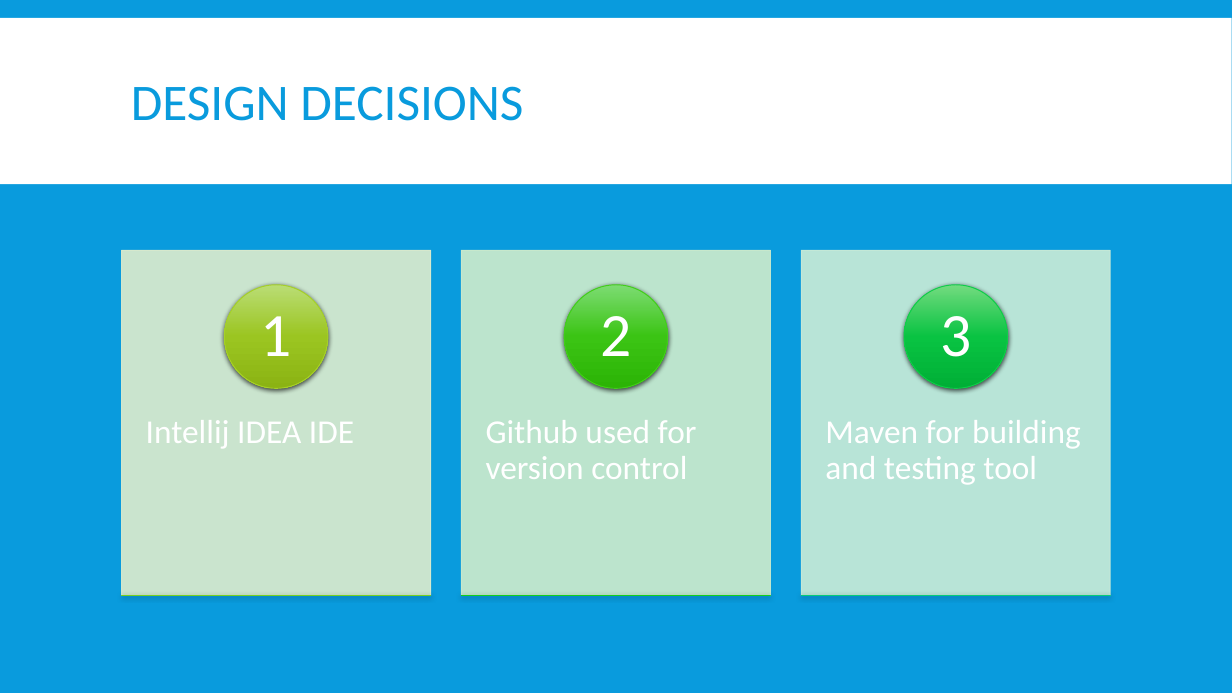
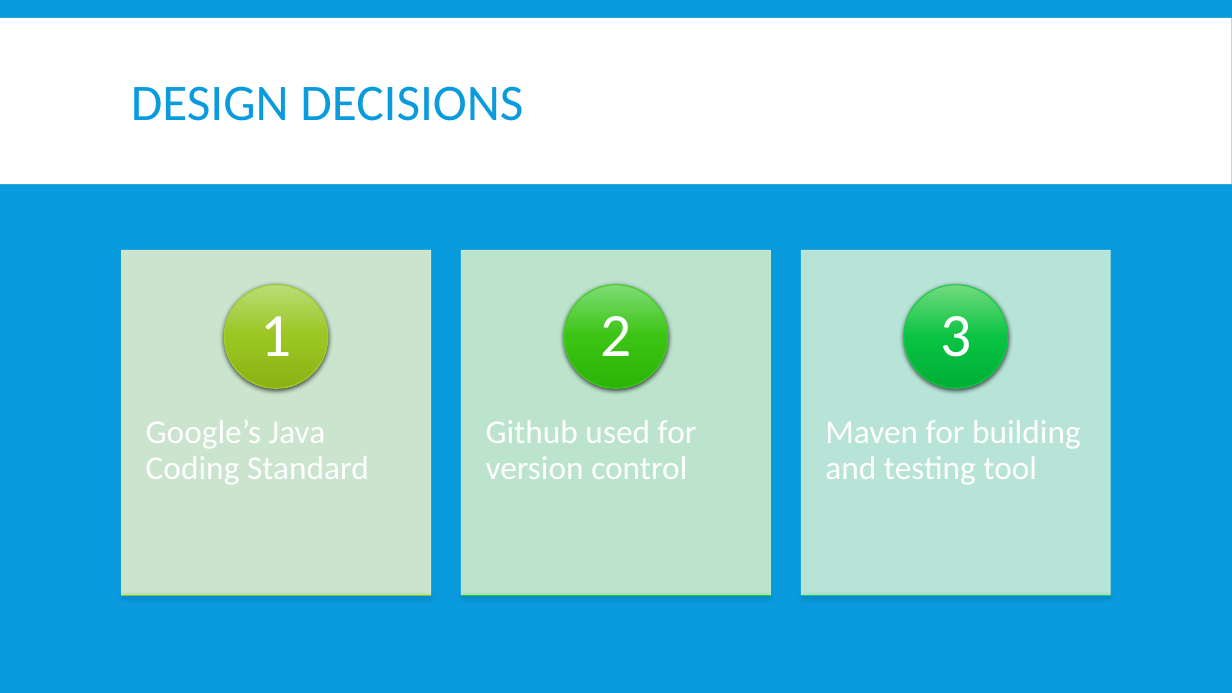
Before and after one commit to OryGregS/SeniorProject, a slide deck: slide 7 of docs/other/FuzzyRecordLinkage.pptx. Drawn at 1232x693 pixels with LibreOffice and Linux fonts; fonts in the diff are those of the drawing. Boxes give left, top, right and bottom in pixels: in the first picture for what was removed or moved away, otherwise in the second. Text is boxed around its words. In the diff, an @@ line names an element or a change of style, - is before the commit and + after.

```diff
--- a/docs/other/FuzzyRecordLinkage.pptx
+++ b/docs/other/FuzzyRecordLinkage.pptx
@@ text at (x1=146, y1=420, x2=369, y2=484): text changed @@
-Intellij IDEA IDE
+Google’s Java Coding Standard
```
Also in this commit, not shown: 7 other slides changed, 5 slides added, 3 slides removed, 2 other files.
